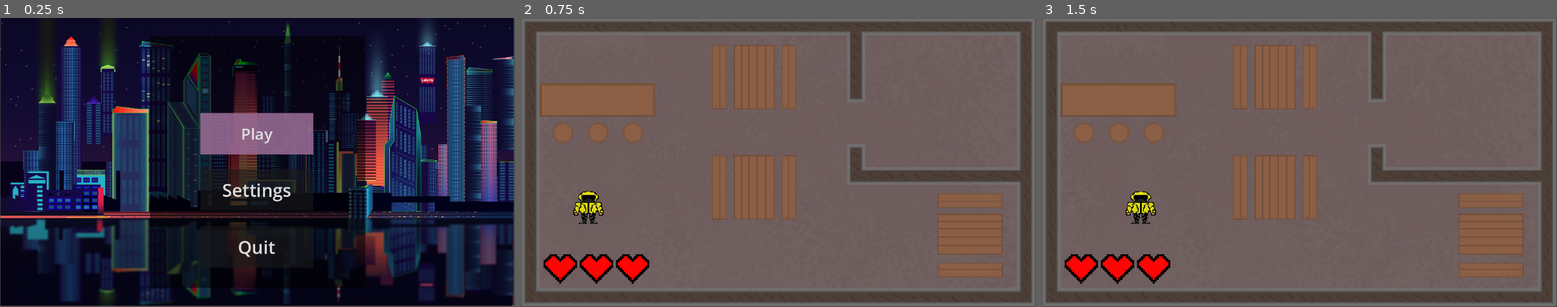
Above: before the commit, frames 1-3 (left to right).
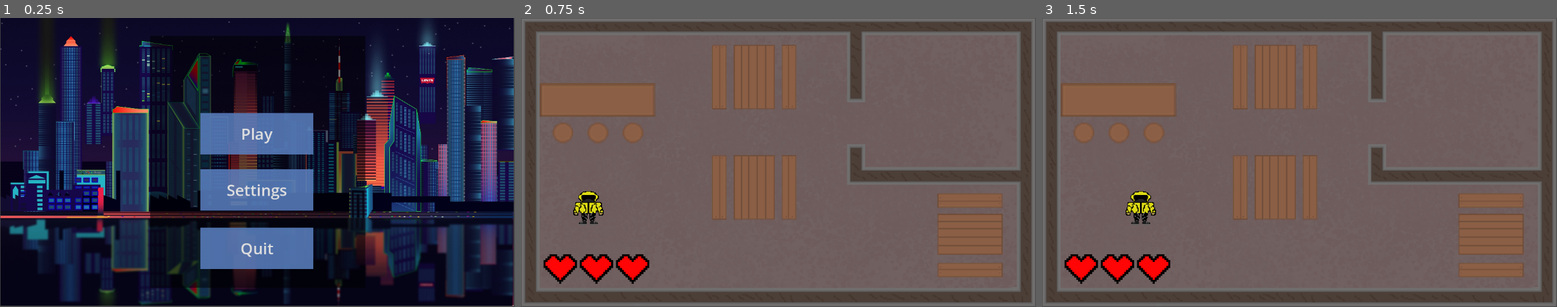
Above: after the commit, the same moments.

Repository: liketaurus/SE-practice-template
Game: Godot game, scene res://Scenes/menu.tscn
The game is run twice, just before and just after one commit, with the same random seed, the same clock (stepped at 60 frames per second) and the same inputs.
Inputs:
- Up to frame 1 (0.25 s): no input
- Up to frame 2 (0.75 s): click "Play" at 0.5 s
- Up to frame 3 (1.5 s): tap Enter at 1.25 s; hold D from 1.28 s (still down); hold Shift from 1.28 s (still down)

The runs differ from the first frame. In frame 1, 9.3% of the frame differs, in the area x 38-61%, y 32-87%; in frame 2, nothing differs; in frame 3, nothing differs.

Commit message:
Update menu.tscn

Diff:
--- a/src/Cyberpunk2069/Scenes/menu.tscn
+++ b/src/Cyberpunk2069/Scenes/menu.tscn
@@ -8,10 +8,10 @@
 corner_detail = 20
 
 [sub_resource type="StyleBoxFlat" id="StyleBoxFlat_0qh6s"]
-bg_color = Color(0.611765, 0.431373, 0.592157, 0.854902)
+bg_color = Color(0.352941, 0.501961, 0.752941, 0.854902)
 
 [sub_resource type="StyleBoxFlat" id="StyleBoxFlat_3enoh"]
-bg_color = Color(0.619608, 0.478431, 0.623529, 0.694118)
+bg_color = Color(0.513726, 0.611765, 0.827451, 0.694118)
 
 [node name="Menu" type="Node2D"]
 script = ExtResource("1_7wt4u")
@@ -26,8 +26,8 @@
 offset_top = 40.0
 offset_right = 817.0
 offset_bottom = 605.0
-theme_type_variation = &"HeaderLarge"
-theme_override_colors/font_color = Color(0.811765, 0.564706, 0, 1)
+theme_type_variation = &"GraphNodeTitleLabel"
+theme_override_colors/font_color = Color(0.705882, 0.556863, 0, 1)
 theme_override_font_sizes/font_size = 50
 theme_override_styles/normal = SubResource("StyleBoxFlat_78o4e")
 text = "Cyberpunk 2069"
@@ -49,15 +49,19 @@
 offset_top = 339.0
 offset_right = 701.0
 offset_bottom = 432.0
-theme_override_font_sizes/font_size = 40
+theme_override_font_sizes/font_size = 35
+theme_override_styles/normal = SubResource("StyleBoxFlat_0qh6s")
+theme_override_styles/hover = SubResource("StyleBoxFlat_3enoh")
 text = "Settings"
 
 [node name="Quit" type="Button" parent="."]
 offset_left = 448.0
-offset_top = 467.0
+offset_top = 470.0
 offset_right = 701.0
-offset_bottom = 560.0
-theme_override_font_sizes/font_size = 40
+offset_bottom = 563.0
+theme_override_font_sizes/font_size = 35
+theme_override_styles/normal = SubResource("StyleBoxFlat_0qh6s")
+theme_override_styles/hover = SubResource("StyleBoxFlat_3enoh")
 text = "Quit"
 
 [connection signal="pressed" from="Play" to="." method="_on_play_pressed"]
